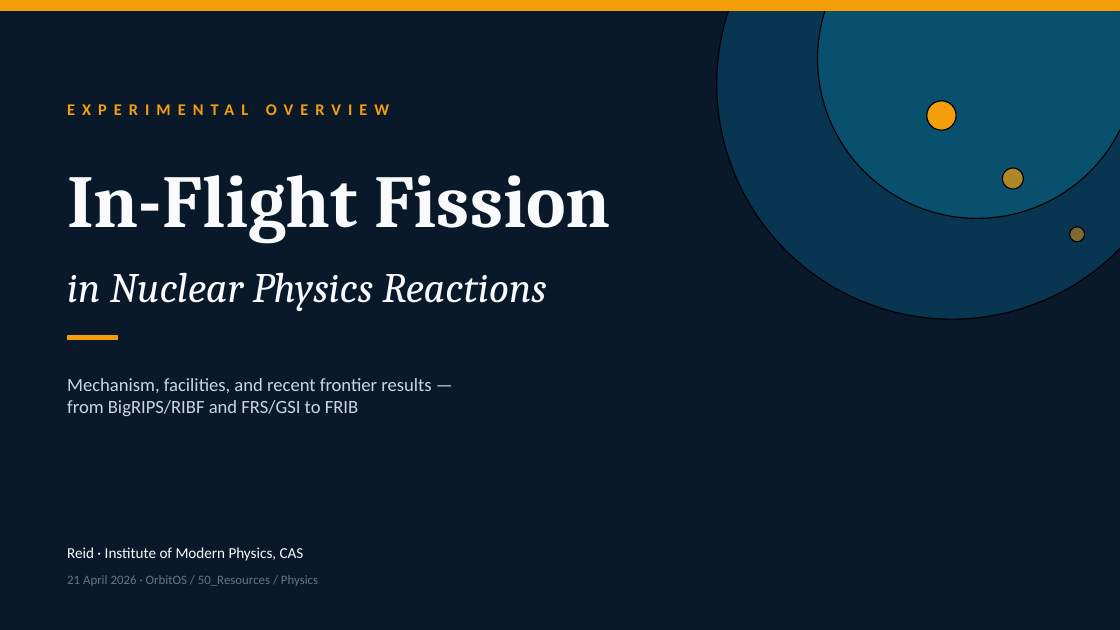
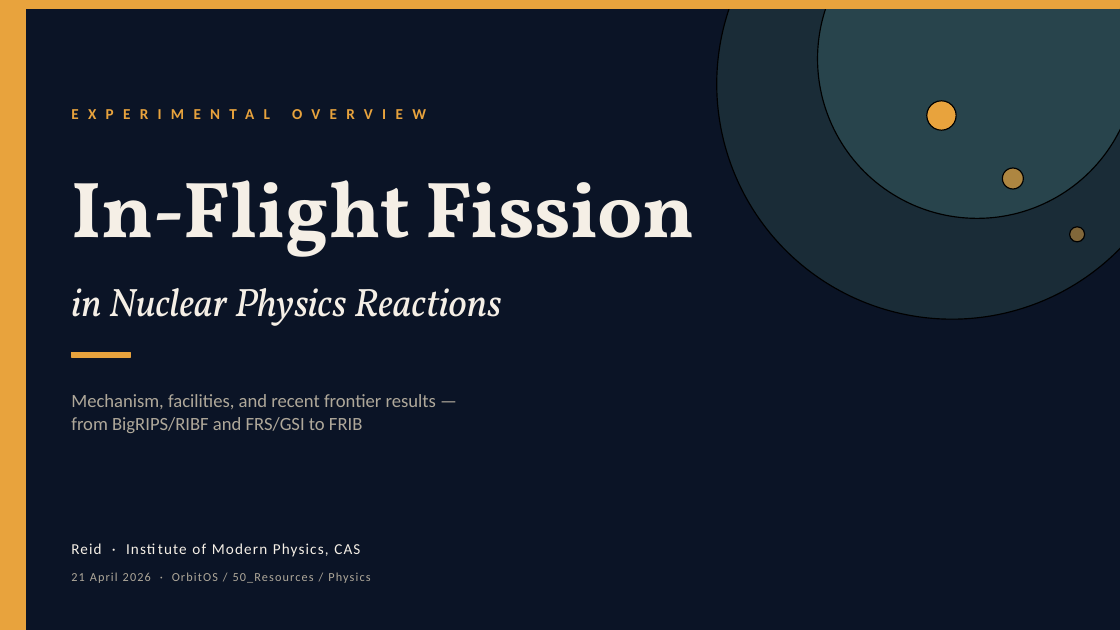
Before and after one commit to Edfghdrtxxx/OrbitOS, a slide deck: slide 1 of 50_Resources/Physics/InFlightFission/InFlightFission_Intro.pptx. Drawn at 1120x630 pixels with LibreOffice and Linux fonts; fonts in the diff are those of the drawing. Boxes give left, top, right and bottom in pixels: in the first picture for what was removed or moved away, otherwise in the second. Text is boxed around its words. In the diff, an @@ line names an element or a change of style, - is before the commit and + after.

```diff
--- a/50_Resources/Physics/InFlightFission/InFlightFission_Intro.pptx
+++ b/50_Resources/Physics/InFlightFission/InFlightFission_Intro.pptx
@@ background #0A1929 to #0B1426 @@
@@ rectangle at (x1=0, y1=0, x2=1120, y2=8): fill #F59E0B to #E8A33D; outline #F59E0B 1 pt to #E8A33D 1 pt @@
@@ rectangle added at (x1=0, y1=0, x2=25, y2=630), fill #E8A33D, outline #E8A33D 1 pt @@
@@ ellipse at (x1=717, y1=0, x2=1120, y2=319): fill #075985 at 45% opacity to #2D4A4C at 45% opacity @@
@@ ellipse at (x1=818, y1=0, x2=1120, y2=218): fill #0891B2 at 30% opacity to #4A7C7E at 30% opacity @@
@@ text "EXPERIMENTAL OVERVIEW" at (x1=71, y1=97, x2=744, y2=130): size 14 to 13 pt, text colour #F59E0B to #E8A33D, letter spacing 6 to 8 pt @@
@@ ellipse at (x1=927, y1=101, x2=956, y2=130): fill #F59E0B to #E8A33D @@
@@ text "In-Flight Fission" at (x1=71, y1=180, x2=695, y2=257): size 64 to 68 pt, font Cambria to Vollkorn, text colour #F8FAFC to #F5EFE6 @@
@@ ellipse at (x1=1002, y1=168, x2=1023, y2=189): fill #F59E0B at 70% opacity to #E8A33D at 70% opacity @@
@@ ellipse at (x1=1070, y1=227, x2=1085, y2=242): fill #F59E0B at 50% opacity to #E8A33D at 50% opacity @@
@@ text "in Nuclear Physics Reactions" moved from (x1=67, y1=272, x2=546, y2=311) to (x1=71, y1=288, x2=502, y2=326) @@
@@ text "in Nuclear Physics Reactions" at (x1=71, y1=288, x2=502, y2=326): size 36 to 34 pt, font Cambria to Vollkorn, text colour #F8FAFC to #F5EFE6 @@
@@ rectangle at (x1=71, y1=353, x2=130, y2=357): fill #F59E0B to #E8A33D; outline #F59E0B 1 pt to #E8A33D 1 pt @@
@@ rectangle resized from (x1=67, y1=336, x2=118, y2=339) to (x1=71, y1=353, x2=130, y2=357) @@
@@ text "Mechanism, facilities, and recent frontier ..." moved from (x1=67, y1=378, x2=431, y2=416) to (x1=71, y1=394, x2=436, y2=433) @@
@@ text "Mechanism, facilities, and recent frontier ..." at (x1=71, y1=394, x2=436, y2=433): text colour #CBD5E1 to #AFA89A @@
@@ text "Reid · Institute of Modern ..." at (x1=71, y1=543, x2=360, y2=557): text colour #F8FAFC to #F5EFE6, letter spacing 0 to 1 pt @@
@@ text "21 April 2026 · OrbitOS ..." at (x1=71, y1=572, x2=370, y2=583): size 11 to 10.5 pt, text colour #64748B to #AFA89A, letter spacing 0 to 1 pt @@
```
Also in this commit, not shown: 8 other slides changed, 1 other file.
